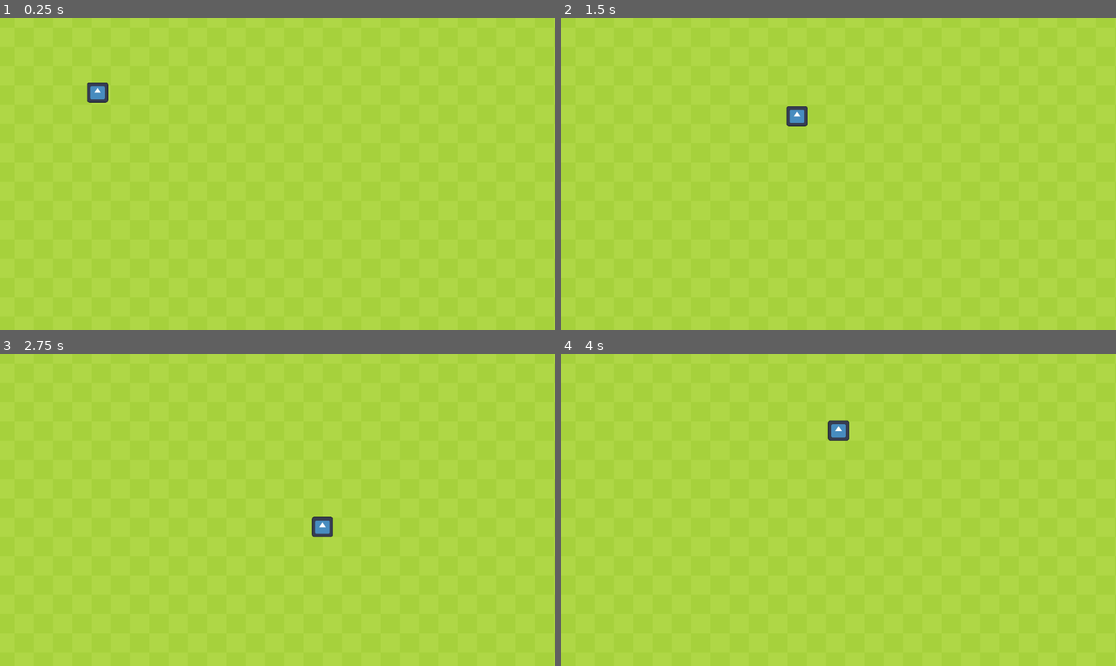
Above: before the commit, frames 1-4 (two rows, left to right).
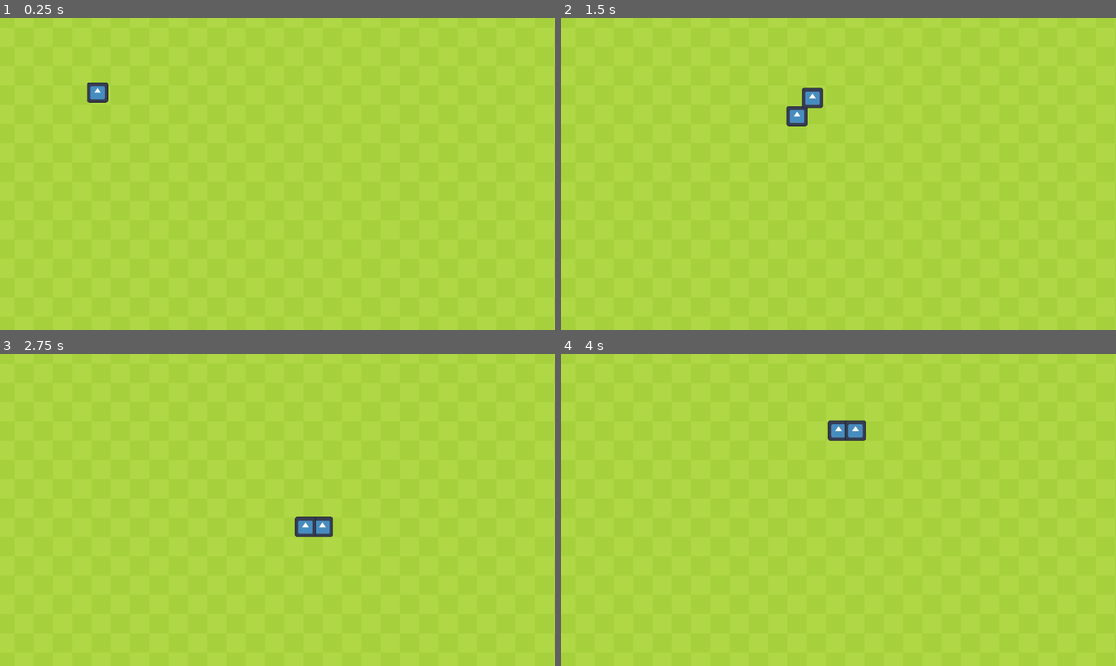
Above: after the commit, the same moments.

Repository: NoahGBaker/SnakeSser
Game: Godot game, scene res://Main.tscn
The game is run twice, just before and just after one commit, with the same random seed, the same clock (stepped at 60 frames per second) and the same inputs. The engine's default icon, where the game draws it, is replaced by a stand-in: a white triangle on a blue panel in a dark square.
Inputs:
- Up to frame 1 (0.25 s): no input
- Up to frame 2 (1.5 s): hold Right (ui_right) 0.53-1.28 s; hold Down (ui_down) from 1.28 s (still down)
- Up to frame 3 (2.75 s): release Down (ui_down) at 2.03 s; hold Right (ui_right) from 2.03 s (still down)
- Up to frame 4 (4 s): release Right (ui_right) at 2.78 s; hold Up (ui_up) 2.78-3.53 s; hold Left (ui_left) from 3.53 s (still down)

The runs differ from the first frame. In frame 2, 0.3% of the frame differs, in the area x 43-48%, y 22-29%; in frame 3, 0.2%; in frame 4, 0.2%.

Commit message:
Chat hes crazy at doors chat omg.
HES ACTUALLY CRACKED

Diff:
--- a/Main.tscn
+++ b/Main.tscn
@@ -1,6 +1,7 @@
-[gd_scene load_steps=5 format=3 uid="uid://dm88rgdsynscu"]
+[gd_scene load_steps=6 format=3 uid="uid://dm88rgdsynscu"]
 
 [ext_resource type="PackedScene" uid="uid://dx4m8k2eetvl4" path="res://player.tscn" id="2_pltb8"]
+[ext_resource type="PackedScene" uid="uid://ccmu71e6vyuad" path="res://snake_segment.tscn" id="3_vacby"]
 [ext_resource type="Texture2D" uid="uid://uxbmq3aigrs2" path="res://grass.png" id="5_15pvd"]
 
 [sub_resource type="TileSetAtlasSource" id="TileSetAtlasSource_4qup3"]
@@ -46,3 +47,8 @@
 
 [node name="Player" parent="." instance=ExtResource("2_pltb8")]
 position = Vector2(130, 109)
+
+[node name="SnakeSegment" parent="." instance=ExtResource("3_vacby")]
+position = Vector2(130, 109)
+
+[connection signal="segment_moved" from="Player" to="SnakeSegment" method="segment_move"]
--- a/Player.gd
+++ b/Player.gd
@@ -1,6 +1,7 @@
 extends Area2D
 class_name SnakeHead
 
+signal segment_moved(target_pos_2, direction_2, direction_pos_2)
 
 #Snake Head:
 #Movement
@@ -13,10 +14,9 @@
 #      Loop through all segments head to tail and set their target position to the previous things current position.
 #Score
 
-signal MoveSegment
-
 const SPEED = 290.0
 
+@onready var segment = get_node("$../SnakeSegment")
 var direction_pos = Vector2(190, 150)
 var direction = Vector2.RIGHT
 var next_direction = Vector2.RIGHT
@@ -24,8 +24,6 @@
 var target_pos = Vector2(200, 150)
 var next_pos
 var move_time = .05
-
-
 
 func _unhandled_input(event):
 	if event.is_action_pressed("ui_left") and direction != Vector2.RIGHT:
@@ -43,7 +41,6 @@
 			position = curr_pos
 
 	direction_pos = curr_pos
-	emit_signal("MoveSegment")
 #Use direction_pos to get the position of where we turn and get the turn direction.
 #Then use that to have a snake segment turn there
 
@@ -56,6 +53,7 @@
 	if position == target_pos:
 		#If we have reached the target
 		#Set next position to target position and the direction by the grid square size
+		segment_moved.emit(target_pos, direction, direction_pos)
 		next_pos = target_pos + next_direction * 40
 		target_pos = next_pos
 		curr_pos = _get_position_from_grid(target_pos.x/10, target_pos.y/10) - next_direction * 10
--- a/player.tscn
+++ b/player.tscn
@@ -1,15 +1,16 @@
-[gd_scene load_steps=4 format=3 uid="uid://dx4m8k2eetvl4"]
+[gd_scene load_steps=3 format=3 uid="uid://dx4m8k2eetvl4"]
 
 [ext_resource type="Script" path="res://Player.gd" id="1_ug2c0"]
-[ext_resource type="PackedScene" uid="uid://ccmu71e6vyuad" path="res://snake_segment.tscn" id="2_12yiw"]
-[ext_resource type="Script" path="res://snake_segment.gd" id="3_qm0fk"]
+[ext_resource type="Texture2D" uid="uid://cle4mv627dc4b" path="res://icon.svg" id="4_3cxxt"]
 
 [node name="Player" type="Area2D"]
 script = ExtResource("1_ug2c0")
 
-[node name="Snake Segment" parent="." instance=ExtResource("2_12yiw")]
-script = ExtResource("3_qm0fk")
-
 [node name="move_timer" type="Timer" parent="."]
 wait_time = 0.5
 autostart = true
+
+[node name="Icon" type="Sprite2D" parent="."]
+position = Vector2(10, 9)
+scale = Vector2(0.34375, 0.328125)
+texture = ExtResource("4_3cxxt")
--- a/snake_segment.gd
+++ b/snake_segment.gd
@@ -1,4 +1,5 @@
 extends Area2D
+
 
 #Snake Segment:
 #Segments Movement aka follow head
@@ -6,8 +7,31 @@
 #Direction Position (Target Position)
 #!!! Use Signals !!!
 
-func _ready():
-	connect("MoveSegment", OogaBoogaFunction)
+const SPEED = 290
+var direction = Vector2.RIGHT
+var next_direction = Vector2.RIGHT
+var curr_pos = Vector2(150, 150)
+var target_pos = Vector2(200, 150)
+var next_pos
 
-func OogaBoogaFunction():
-	print("Hello")
+func _physics_process(delta):
+	position = position.move_toward(target_pos, SPEED * delta)
+	if position == target_pos:
+		#If we have reached the target
+		#Set next position to target position and the direction by the grid square size
+		next_pos = target_pos + next_direction * 40
+		target_pos = next_pos
+		curr_pos = _get_position_from_grid(target_pos.x/10, target_pos.y/10) - next_direction * 10
+		direction = next_direction
+
+func MoveSegment():
+	emit_signal("segment_moved")
+
+func _get_position_from_grid(col : int, row : int) -> Vector2:
+	return Vector2(col * 10, row * 10)
+
+
+func segment_move(target_pos_2, direction_2, direction_pos_2):
+	target_pos = target_pos_2
+	direction = direction_2
+	var direction_pos = direction_pos_2
--- a/snake_segment.tscn
+++ b/snake_segment.tscn
@@ -1,11 +1,13 @@
-[gd_scene load_steps=3 format=3 uid="uid://ccmu71e6vyuad"]
+[gd_scene load_steps=4 format=3 uid="uid://ccmu71e6vyuad"]
 
+[ext_resource type="Script" path="res://snake_segment.gd" id="1_hghkn"]
 [ext_resource type="Texture2D" uid="uid://cle4mv627dc4b" path="res://icon.svg" id="1_imhfg"]
 
 [sub_resource type="RectangleShape2D" id="RectangleShape2D_jkqhn"]
 size = Vector2(41, 41)
 
 [node name="SnakeSegment" type="Area2D"]
+script = ExtResource("1_hghkn")
 
 [node name="Icon" type="Sprite2D" parent="."]
 position = Vector2(10, 9)
